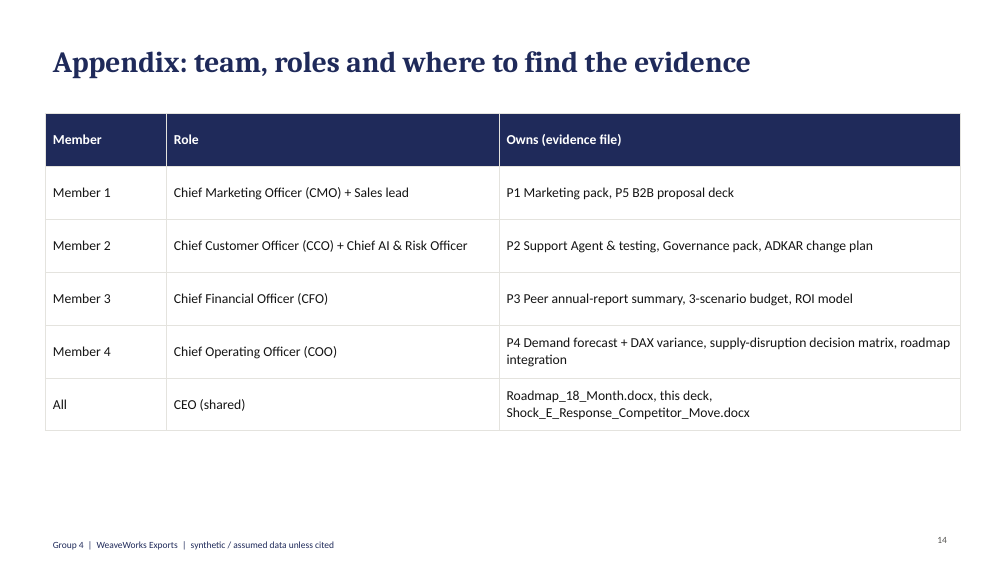
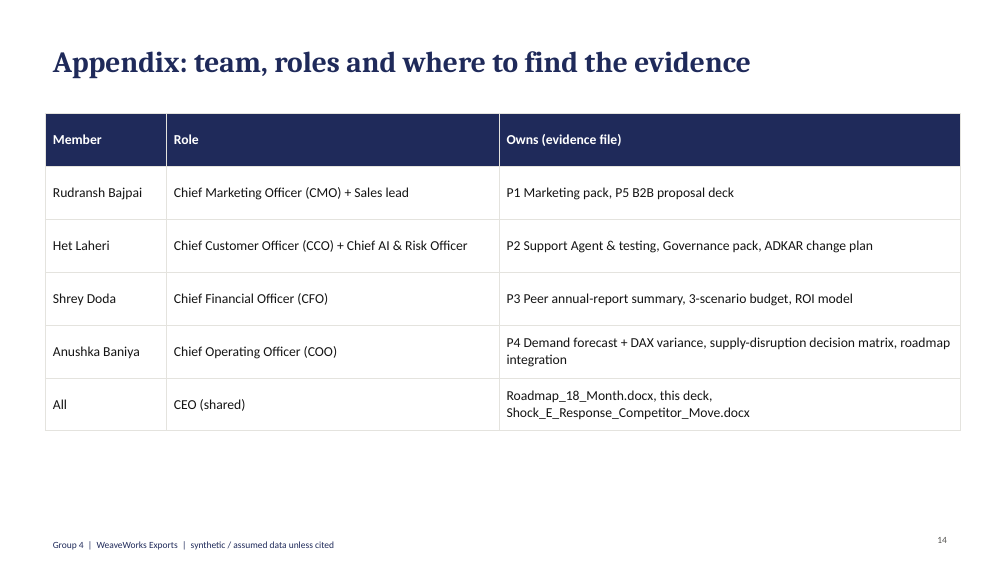
Before and after one commit to RudyDoody/GenAI, a slide deck: slide 14 of 05_Defend/Board_Pitch_Deck.pptx. Drawn at 1008x567 pixels with LibreOffice and Linux fonts; fonts in the diff are those of the drawing. Boxes give left, top, right and bottom in pixels: in the first picture for what was removed or moved away, otherwise in the second. Text is boxed around its words. In the diff, an @@ line names an element or a change of style, - is before the commit and + after.

```diff
--- a/05_Defend/Board_Pitch_Deck.pptx
+++ b/05_Defend/Board_Pitch_Deck.pptx
@@ table at box(45, 113, 960, 424) @@
-row 2, column 1: Member 1
+row 2, column 1: Rudransh Bajpai
-row 3, column 1: Member 2
+row 3, column 1: Het Laheri
-row 4, column 1: Member 3
+row 4, column 1: Shrey Doda
-row 5, column 1: Member 4
+row 5, column 1: Anushka Baniya
```
Also in this commit, not shown: 1 other slide changed, 29 other files.
